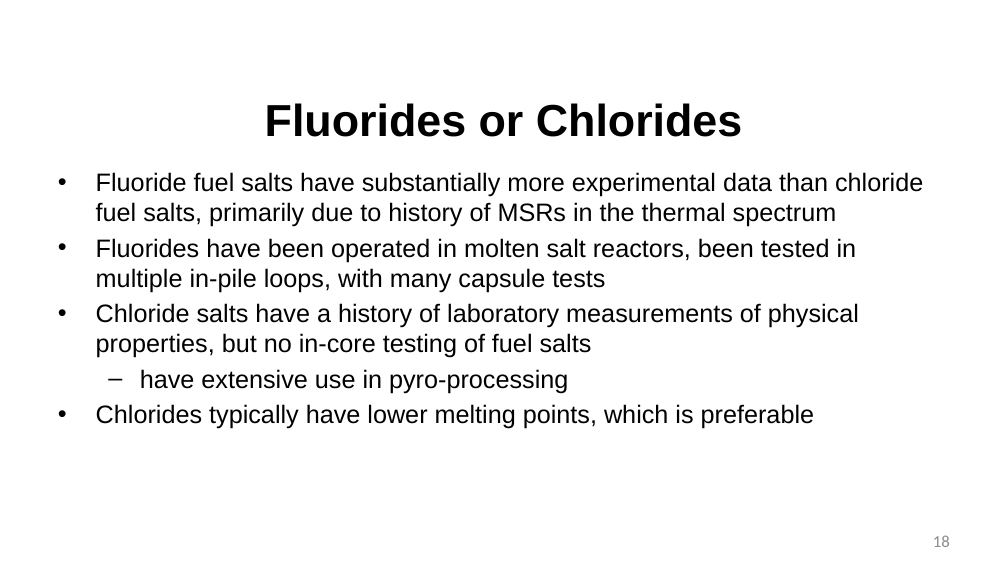
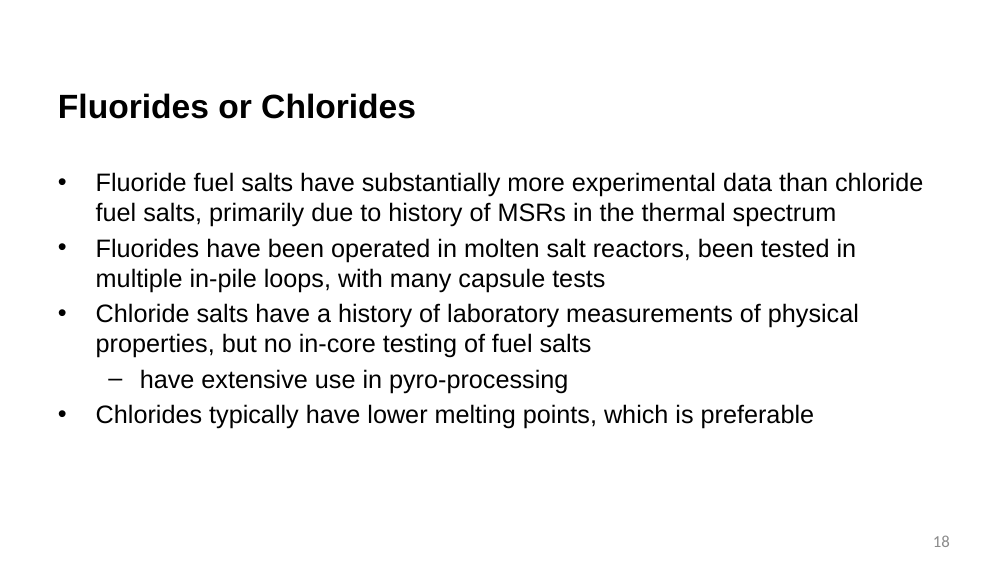
Before and after one commit to benbeeler/TEACHING, a slide deck: slide 18 of Advanced Reactor Materials/Fall2025/Lec13_MoltenSalts.pptx. Drawn at 1008x567 pixels with LibreOffice and Linux fonts; fonts in the diff are those of the drawing; background and template pictures are left out. Boxes give left, top, right and bottom in pixels: in the first picture for what was removed or moved away, otherwise in the second. Text is boxed around its words. In the diff, an @@ line names an element or a change of style, - is before the commit and + after.

```diff
--- a/Advanced Reactor Materials/Fall2025/Lec13_MoltenSalts.pptx
+++ b/Advanced Reactor Materials/Fall2025/Lec13_MoltenSalts.pptx
@@ title "Fluorides or Chlorides": place and size @@
-title "Fluorides or Chlorides" at (265,103,743,137)
+title "Fluorides or Chlorides" at (58,93,416,119)
@@ title "Fluorides or Chlorides" at (58,93,416,119): size 42.7 to 32 pt; alignment centre to left @@
```
Also in this commit, not shown: 26 other slides changed, 1 slide added, 1 slide removed, 6 other files.
